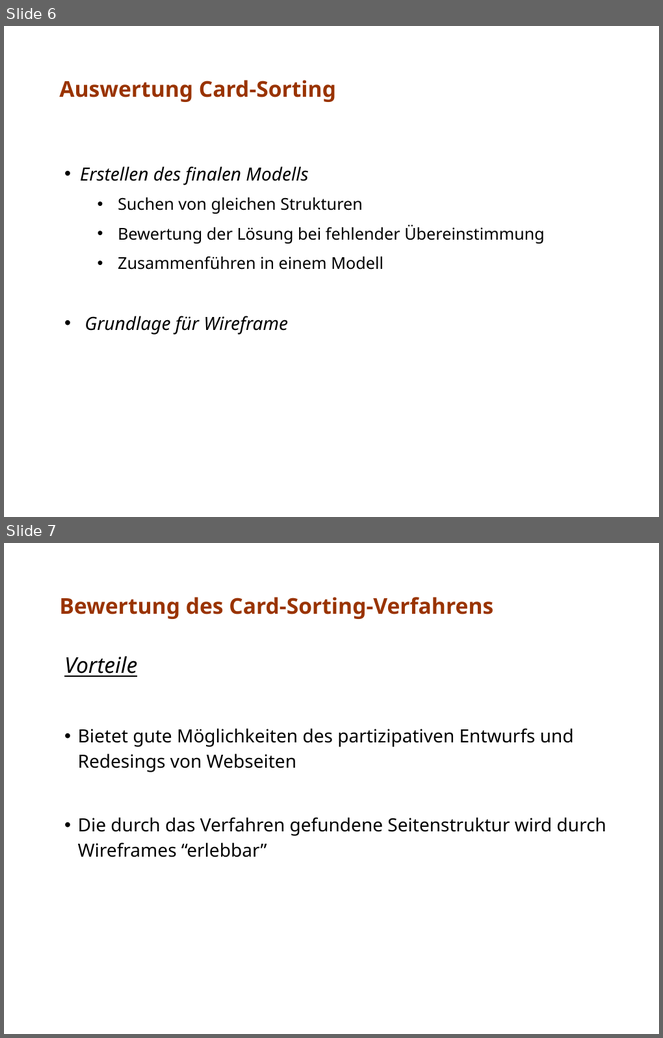
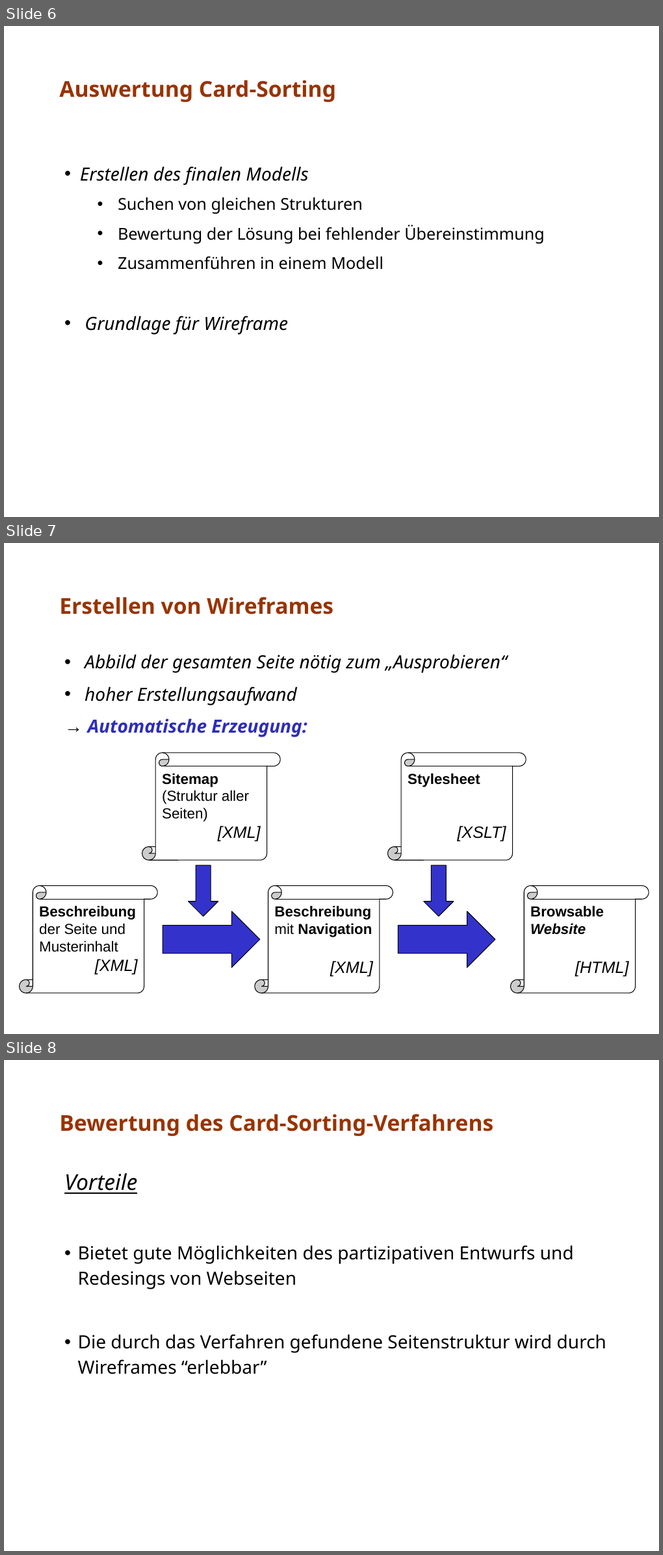
Before and after one commit to stzschoppe/sw-ergonomie, a slide deck: aufgabe17/doc/team17.ppt. Shown one above the other, each under a label of ours: slides 6 and 7 before the commit, slides 6, 7 and 8 after it. The pictures are 663x1038 and 663x1555 pixels, drawn with LibreOffice and Linux fonts; fonts in the diff are those of the drawing. Boxes give left, top, right and bottom in pixels: in the first picture for what was removed or moved away, otherwise in the second. Text is boxed around its words. In the diff, an @@ line names an element or a change of style, - is before the commit and + after.

```diff
--- a/aufgabe17/doc/team17.ppt
+++ b/aufgabe17/doc/team17.ppt
@@ slide 7 added at (4,543,659,1034), background #FFFFFF @@
@@ text added at (59,597,334,615), 24 pt, text #993300, bold @@
+Erstellen von Wireframes
@@ text added at (85,654,507,737), 20 pt, text #000000, italic @@
+• Abbild der gesamten Seite nötig zum „Ausprobieren“
+• hoher Erstellungsaufwand
+→ Automatische Erzeugung:
@@ vertical scroll added at (142,753,280,860), fill #FFFFFF, outline #000000 0.74 pt, 16 pt, text #000000 @@
+Sitemap
+(Struktur aller Seiten)
+[XML]
@@ vertical scroll added at (388,753,526,860), fill #FFFFFF, outline #000000 0.74 pt, 16 pt, text #000000, bold @@
+Stylesheet
+[XSLT]
@@ right arrow added at (188,865,218,917), fill #3333CC, outline #000000 0.74 pt @@
@@ right arrow added at (423,865,453,917), fill #3333CC, outline #000000 0.74 pt @@
@@ vertical scroll added at (19,886,157,993), fill #FFFFFF, outline #000000 0.74 pt, 16 pt, text #000000 @@
+Beschreibung
+der Seite und Musterinhalt
+[XML]
@@ vertical scroll added at (255,886,393,993), fill #FFFFFF, outline #000000 0.74 pt, 16 pt, text #000000, bold @@
+Beschreibung mit Navigation
+[XML]
@@ vertical scroll added at (510,886,649,993), fill #FFFFFF, outline #000000 0.74 pt, 16 pt, text #000000, bold, italic @@
+Browsable
+Website
+[HTML]
@@ right arrow added at (163,912,259,968), fill #3333CC, outline #000000 0.74 pt @@
@@ right arrow added at (399,912,495,968), fill #3333CC, outline #000000 0.74 pt @@
@@ what was slide 7 is now slide 8 @@
```
Also in this commit, not shown: 4 slides changed, 1 slide removed, 2 other files.
